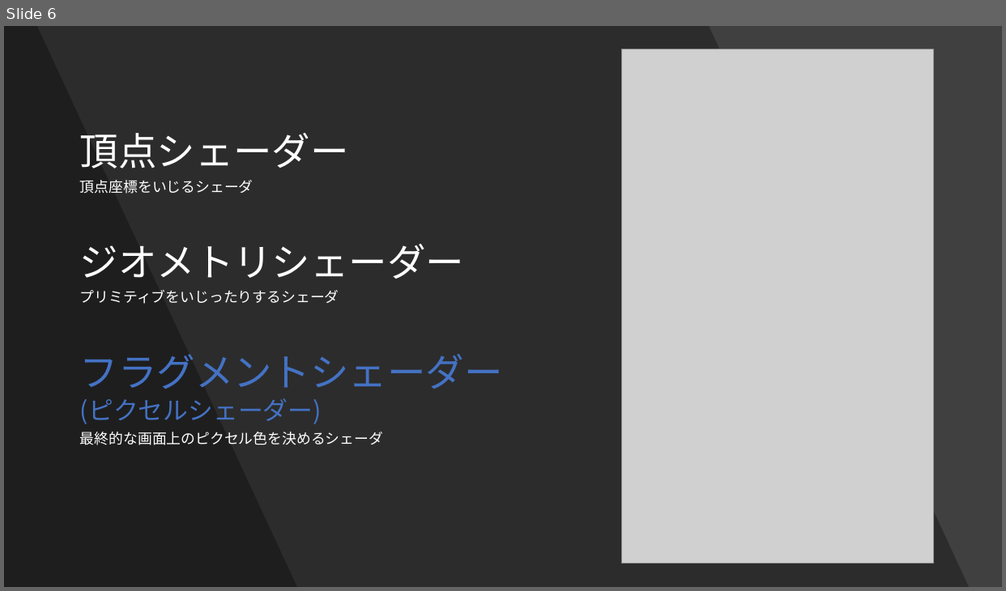
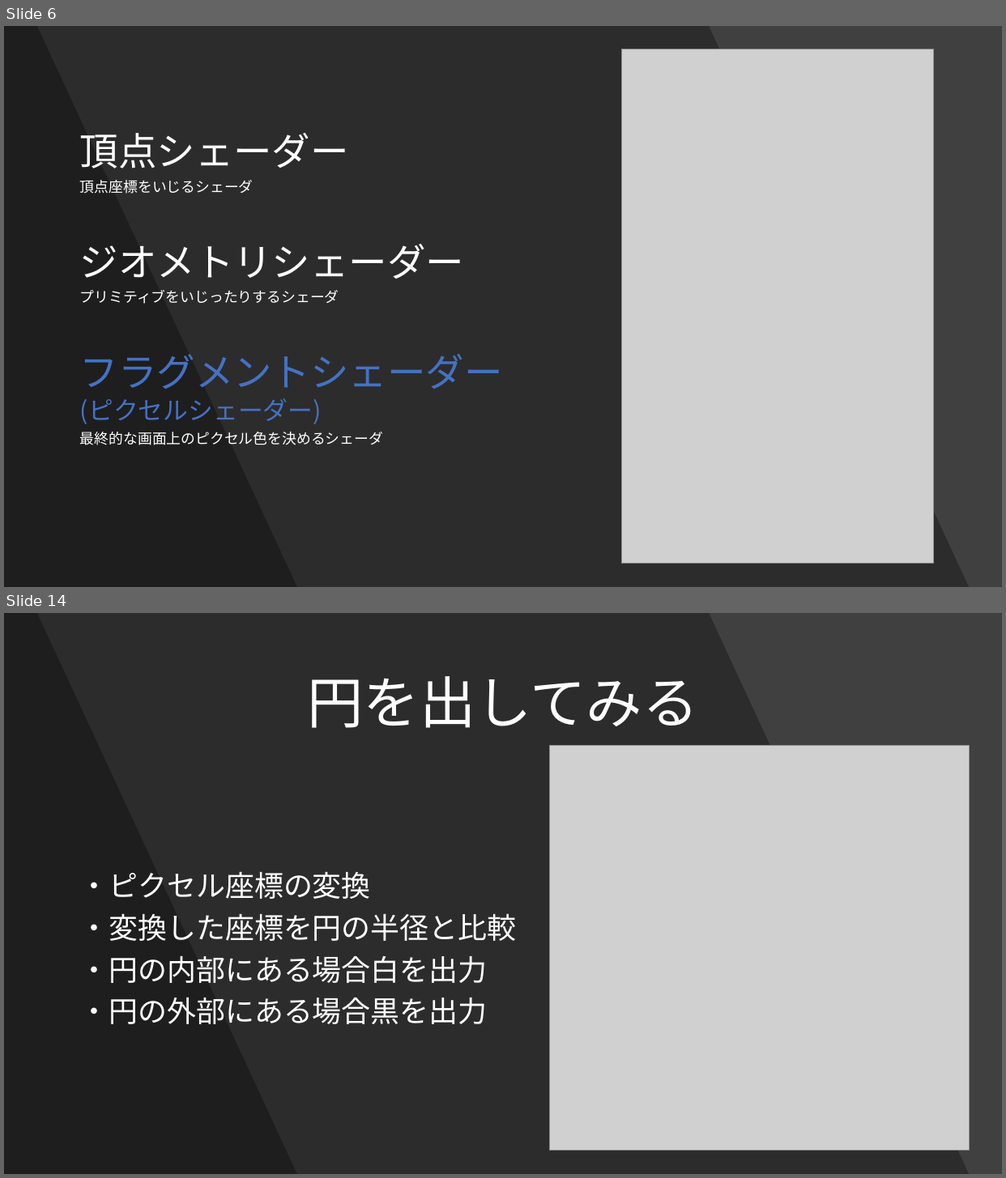
Before and after one commit to Forenard/TsubuyakiGLSL, a slide deck: つぶやきGLSLとは.pptx. Shown one above the other, each under a label of ours: slide 6 before the commit, slides 6 and 14 after it; the slides between them are not shown. The pictures are 1006x591 and 1006x1178 pixels, drawn with LibreOffice and Linux fonts; fonts in the diff are those of the drawing; grey boxes stand for pictures. Boxes give left, top, right and bottom in pixels: in the first picture for what was removed or moved away, otherwise in the second. Text is boxed around its words. In the diff, an @@ line names an element or a change of style, - is before the commit and + after.

```diff
--- a/つぶやきGLSLとは.pptx
+++ b/つぶやきGLSLとは.pptx
@@ slide 14 added at (4,613,1002,1174), background #404040 @@
@@ freeform shape added at (4,613,969,1174), fill #000000 at 30% opacity @@
@@ freeform shape added at (4,613,297,1174), fill #000000 at 30% opacity @@
@@ text added at (80,676,698,1024), 28 pt, text #FFFFFF @@
+円を出してみる
+・ピクセル座標の変換
+・変換した座標を円の半径と比較
+・円の内部にある場合白を出力
+・円の外部にある場合黒を出力
@@ picture added at (549,746,969,1151) @@
```
Also in this commit, not shown: 3 slides changed, 13 other slides added.
